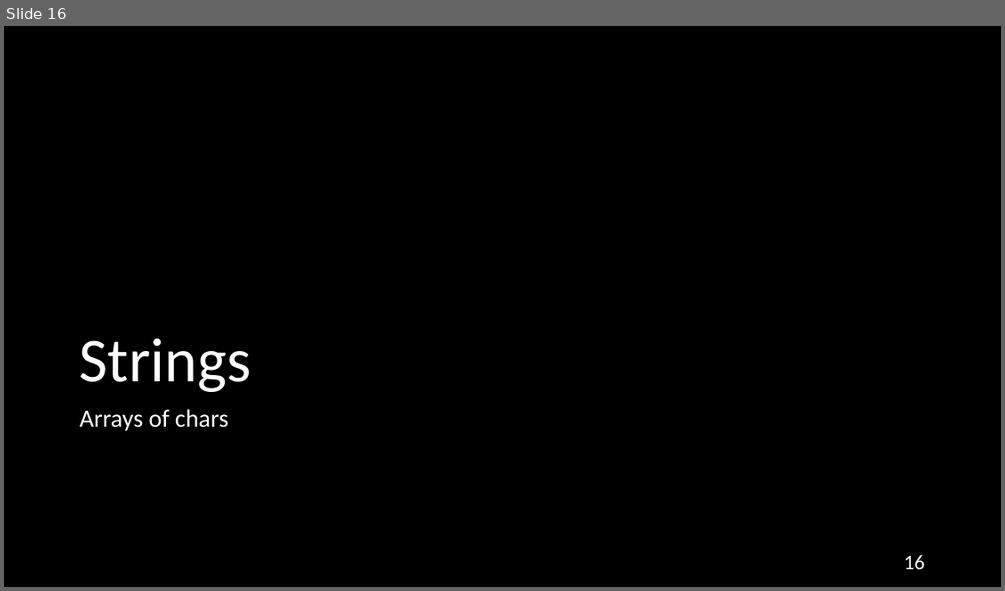
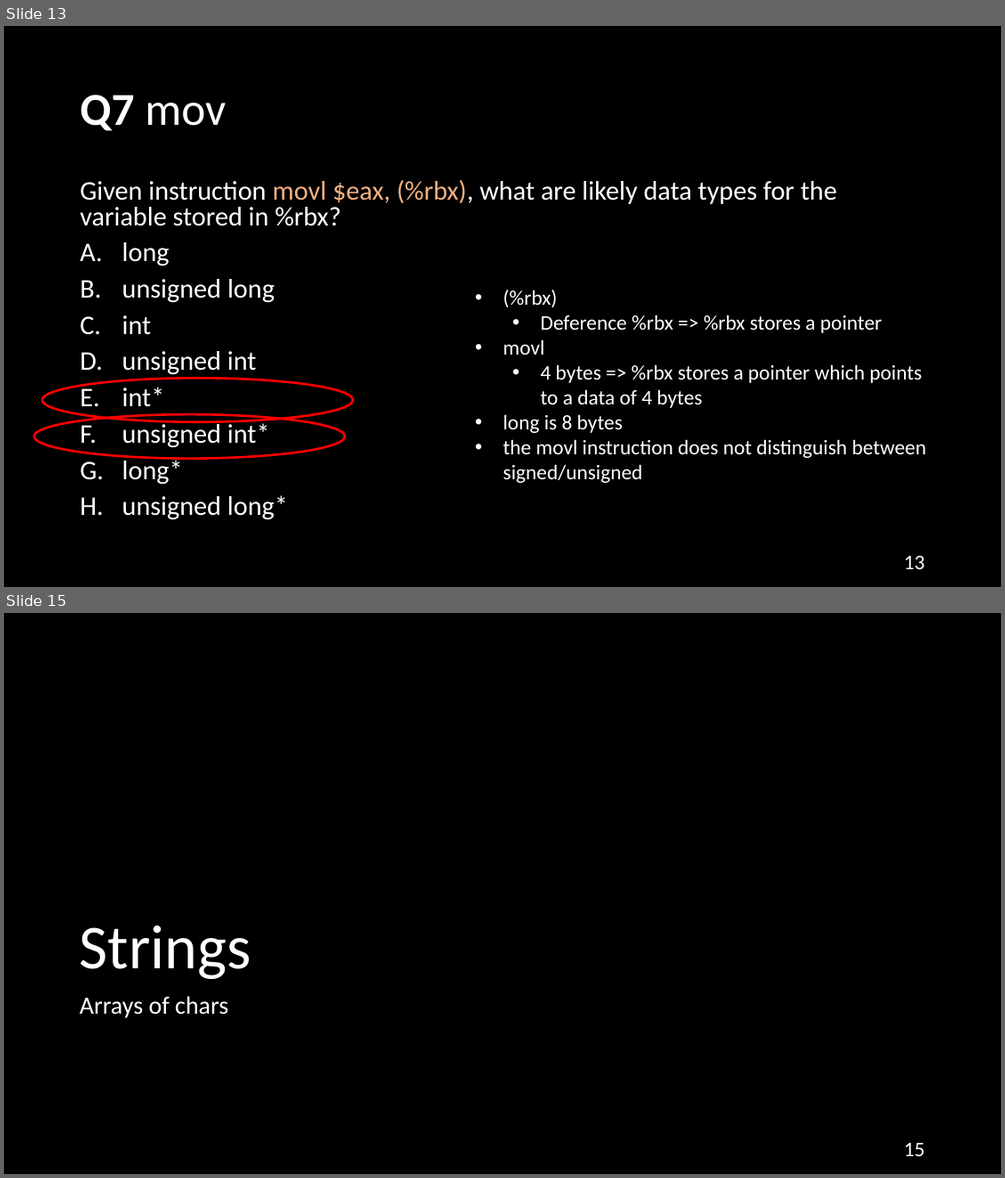
Before and after one commit to NYU-CSO/nyu-cso.github.io, a slide deck: rec-notes/r06.pptx. Shown one above the other, each under a label of ours: slide 16 before the commit, slides 13 and 15 after it; the slides between them are not shown. The pictures are 1005x591 and 1005x1178 pixels, drawn with LibreOffice and Linux fonts; fonts in the diff are those of the drawing. Boxes give left, top, right and bottom in pixels: in the first picture for what was removed or moved away, otherwise in the second. Text is boxed around its words. In the diff, an @@ line names an element or a change of style, - is before the commit and + after.

```diff
--- a/rec-notes/r06.pptx
+++ b/rec-notes/r06.pptx
@@ slide 13 added at box(4, 26, 1001, 587), background #000000 @@
@@ title added at box(80, 95, 226, 131), 44 pt, text #FFFFFF @@
+Q7 mov
@@ text added at box(80, 180, 837, 520), 25.9 pt, text #FFFFFF @@
+Given instruction movl $eax, (%rbx), what are likely data types for the variable stored in %rbx?
+A. long
+B. unsigned long
+C. int
+D. unsigned int
+E. int*
+F. unsigned int*
+G. long*
+H. unsigned long*
@@ text added at box(503, 289, 927, 483), 20 pt, text #FFFFFF @@
+• (%rbx)
+  • Deference %rbx => %rbx stores a pointer
+• movl
+  • 4 bytes => %rbx stores a pointer which points to a data of 4 bytes
+• long is 8 bytes
+• the movl instruction does not distinguish between signed/unsigned
@@ ellipse added at box(42, 378, 353, 422), outline #FF0000 2.25 pt @@
@@ ellipse added at box(34, 414, 345, 459), outline #FF0000 2.25 pt @@
@@ page number added at box(904, 556, 925, 569), 20 pt, text #FFFFFF @@
+13
@@ what was slide 16 is now slide 15 @@
@@ page number at box(904, 1143, 925, 1156): text changed @@
-16
+15
```
Also in this commit, not shown: 9 slides changed, 12 other slides added, 12 slides removed, 1 other file.
